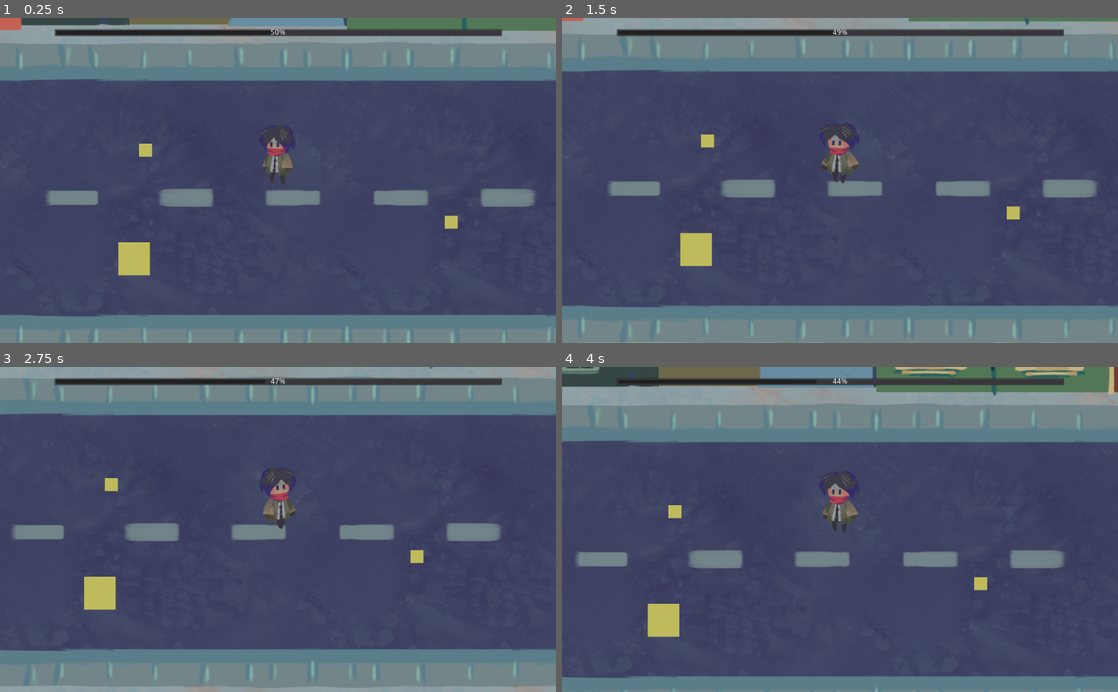
Above: before the commit, frames 1-4 (two rows, left to right).
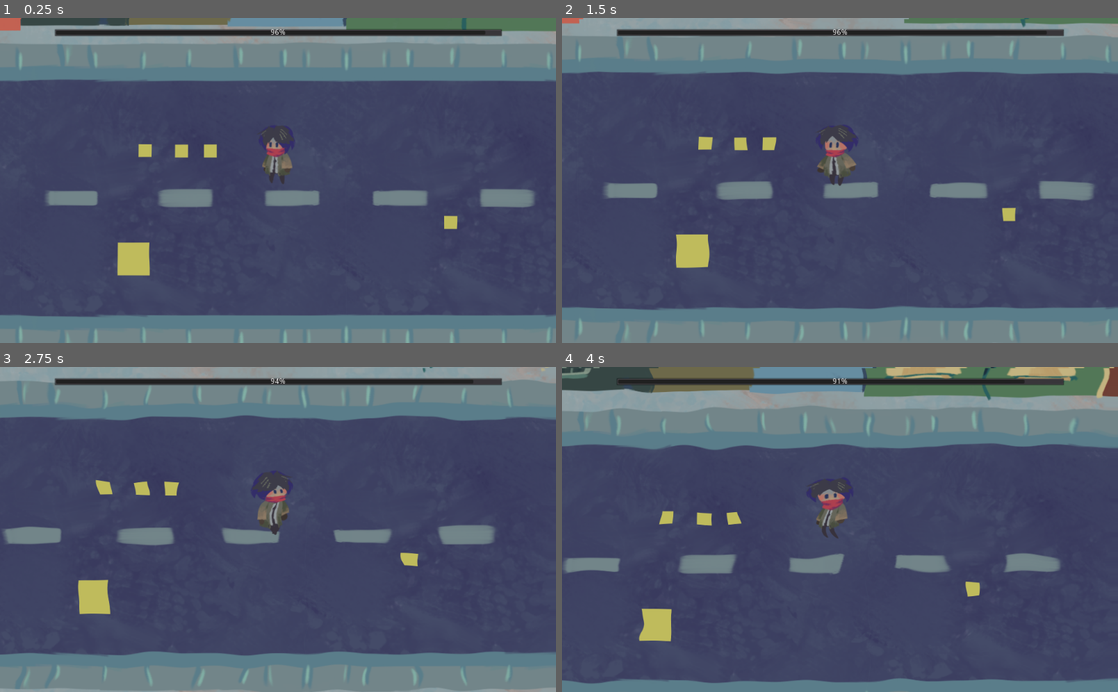
Above: after the commit, the same moments.

Repository: kris-pearman/global-game-jam-2021
Game: Godot game, scene res://Scenes/Game.tscn
The game is run twice, just before and just after one commit, with the same random seed, the same clock (stepped at 60 frames per second) and the same inputs. The engine's default icon, where the game draws it, is replaced by a stand-in: a white triangle on a blue panel in a dark square. Sound files missing from this copy of the repository are replaced by a short silence.
Inputs:
- Up to frame 1 (0.25 s): no input
- Up to frame 2 (1.5 s): tap Enter (ui_accept) at 0.5, 0.77 s; hold Right (right) 0.53-1.28 s; hold Down (down) from 1.28 s (still down)
- Up to frame 3 (2.75 s): tap Enter (ui_accept) at 1.52 s; release Down (down) at 2.03 s; hold Right (right) from 2.03 s (still down)
- Up to frame 4 (4 s): release Right (right) at 2.78 s; hold Up (up) 2.78-3.53 s; tap Enter (ui_accept) at 3.02, 3.77 s; hold Left (left) from 3.53 s (still down)

The runs differ from the first frame. In frame 1, 0.8% of the frame differs, in the area x 0-100%, y 0-80%; in frame 2, 4.9%; in frame 3, 7.7%; in frame 4, 11%, in the area x 0-100%, y 0-100%.

Commit message:
effects fixes

Diff:
--- a/Global Game Jam 2021/Scenes/DrunkEffect/DrunkEffect.gd
+++ b/Global Game Jam 2021/Scenes/DrunkEffect/DrunkEffect.gd
@@ -11,9 +11,9 @@
 	var current_intensity = $ColorRect.material.get("shader_param/intensity")
 	var change:float = 0
 	if current_intensity < target_intensity:
-		change = 0.001
+		change = 0.002
 	elif current_intensity > target_intensity:
-		change = -0.001
+		change = -0.002
 	$ColorRect.material.set("shader_param/intensity",current_intensity + change)
 
 
--- a/Global Game Jam 2021/Scenes/Game.tscn
+++ b/Global Game Jam 2021/Scenes/Game.tscn
@@ -11,11 +11,14 @@
 [ext_resource path="res://Assets/Tilesets/Grass.tscn" type="PackedScene" id=9]
 [ext_resource path="res://Assets/Tilesets/Road.tscn" type="PackedScene" id=10]
 [ext_resource path="res://Scenes/Collectable/Collectable.tscn" type="PackedScene" id=11]
+[ext_resource path="res://Scenes/DrunkEffect/DrunkEffect.tscn" type="PackedScene" id=12]
 
 [node name="Game" type="Node"]
 script = ExtResource( 5 )
 
 [node name="CanvasLayer" type="CanvasLayer" parent="."]
+
+[node name="DrunkEffect" parent="CanvasLayer" instance=ExtResource( 12 )]
 
 [node name="UI" type="Control" parent="CanvasLayer"]
 margin_right = 40.0
@@ -96,6 +99,17 @@
 type = "booze"
 value = 1000
 
+[node name="Pickup3" parent="." instance=ExtResource( 2 )]
+position = Vector2( 295.927, 213.129 )
+type = "booze"
+value = 1000
+
+[node name="Pickup4" parent="." instance=ExtResource( 2 )]
+position = Vector2( 349.96, 213.129 )
+type = "booze"
+value = 1000
+
 [node name="Area2D" parent="." instance=ExtResource( 11 )]
 position = Vector2( 208.235, 411.131 )
+[connection signal="timeout" from="CanvasLayer/UI/MarginContainer/VBoxContainer/MarginContainer/DrunkBar/WithdrawalTimer" to="CanvasLayer/UI/MarginContainer/VBoxContainer/MarginContainer/DrunkBar" method="_on_WithdrawalTimer_timeout"]
 [connection signal="finished" from="Intro" to="." method="_on_Intro_finished"]
--- a/Global Game Jam 2021/Scenes/Player.tscn
+++ b/Global Game Jam 2021/Scenes/Player.tscn
@@ -1,10 +1,11 @@
-[gd_scene load_steps=7 format=2]
+[gd_scene load_steps=8 format=2]
 
 [ext_resource path="res://Scenes/Player.gd" type="Script" id=1]
 [ext_resource path="res://icon.png" type="Texture" id=2]
 [ext_resource path="res://Assets/Player/PlayerRig.tscn" type="PackedScene" id=3]
 [ext_resource path="res://Sounds/Footsteps fast.wav" type="AudioStream" id=4]
 [ext_resource path="res://Sounds/Drinking1.wav" type="AudioStream" id=5]
+[ext_resource path="res://Scenes/ScreenShake/Screenshake.tscn" type="PackedScene" id=6]
 
 [sub_resource type="RectangleShape2D" id=1]
 extents = Vector2( 32.4062, 16.2031 )
@@ -32,6 +33,8 @@
 [node name="Camera2D" type="Camera2D" parent="Player"]
 current = true
 
+[node name="Screenshake" parent="Player/Camera2D" instance=ExtResource( 6 )]
+
 [node name="DrinkTimer" type="Timer" parent="Player"]
 wait_time = 0.9
 
--- a/Global Game Jam 2021/Scenes/ScreenShake/Screenshake.gd
+++ b/Global Game Jam 2021/Scenes/ScreenShake/Screenshake.gd
@@ -9,7 +9,9 @@
 
 
 func _ready():
-	start(0,250,1)
+	Events.screenshake = self
+	#start(0,250,1)
+	pass
 
 
 func start(duration,frequency,_amplitude):
--- a/Global Game Jam 2021/Scenes/UI/DrunkBar.gd
+++ b/Global Game Jam 2021/Scenes/UI/DrunkBar.gd
@@ -1,13 +1,13 @@
 extends ProgressBar
 
 
-const drunkenness_start:float = 0.6
+const drunkenness_start:float = 0.5
 const withdrawal_start:float = 0.3
 
 
 func _ready():
 	max_value = 3000
-	value = 1500
+	value = 2900
 	Events.connect("player_collided_with_pickup",self,"on_pickup")
 	Events.connect("player_moved",self,"on_player_moved")
 
@@ -31,7 +31,7 @@
 			$WithdrawalTimer.stop()
 	if value <= 0:
 		start_game_over_timer()
-	elif value >= max_value:
+	elif value >= max_value - 50:
 		start_game_over_timer()
 
 
@@ -51,4 +51,4 @@
 
 func _on_WithdrawalTimer_timeout():
 	print("shake")
-	Events.screenshake.start(1,250,1)
+	Events.screenshake.start(1,150,1.5)
Not shown: 1 places in Global Game Jam 2021/Scenes/Game.tscn that only renumber resources
